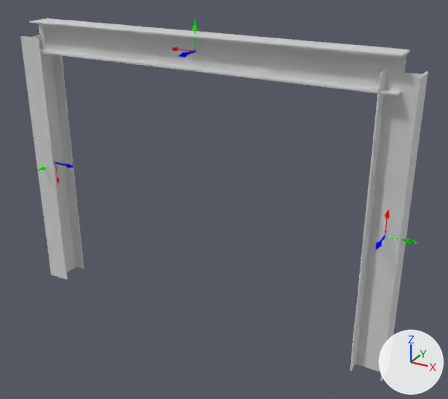
What one commit did to the glTF model content/en/examples/FrameVecXZ/orient.glb.
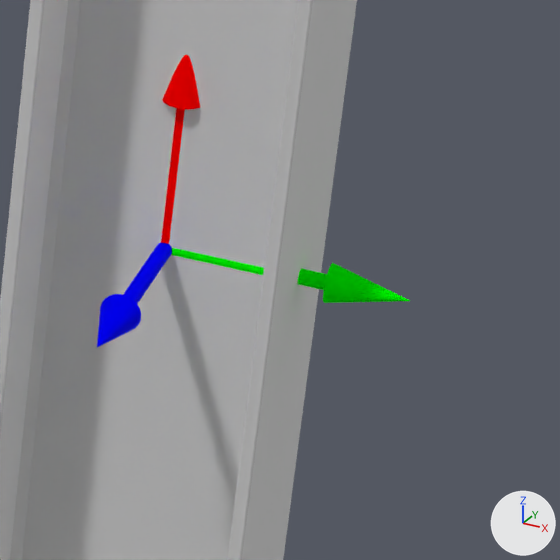
The first picture shows the older version from a 50 mm camera at (10.32, -10.35, 8.19) aimed at (4.64, -0.01, 3.02). The close-ups show both versions on the part from 81% to 98% of the width and 51% to 70% of the height of that picture. Every picture has the same lights, and +X, +Y and +Z are marked at lower right.
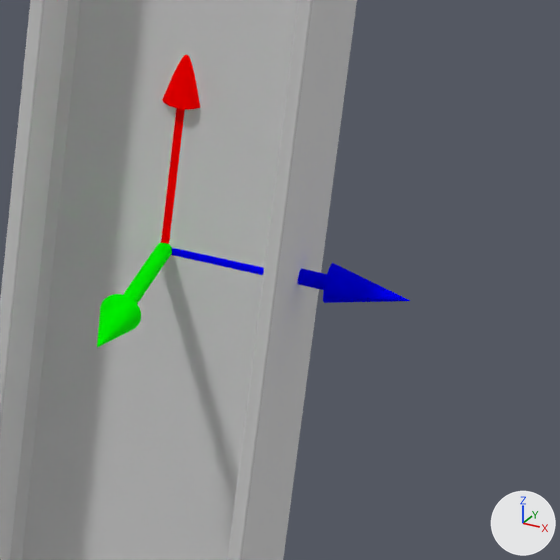
Edits to the bpy script that builds the scene:
```text
Change me_mesh_89:
    where me_mesh_89.from_pydata(...)  # 108 vertices, 210 faces; spans x 0.0..0.6, y -0.05..0.05, z -0.05..0.05
    remove me_mesh_89.materials.append(mat_blue)  # blue #0000ff
    add me_mesh_89.materials.append(mat_green)  # green #00ff00
Change me_mesh_90:
    where me_mesh_90.from_pydata(...)  # 108 vertices, 210 faces; spans x 0.0..0.6, y -0.05..0.05, z -0.05..0.05
    remove me_mesh_90.materials.append(mat_green)  # green #00ff00
    add me_mesh_90.materials.append(mat_blue)  # blue #0000ff
```

Pixel boxes [x1, y1, x2, y2] of what changed, in the close-ups (560 x 560 px):
'Mesh_90', recoloured (green to blue)
    both: [171, 248, 410, 303]
'Mesh_89', recoloured (blue to green)
    both: [97, 243, 172, 347]
